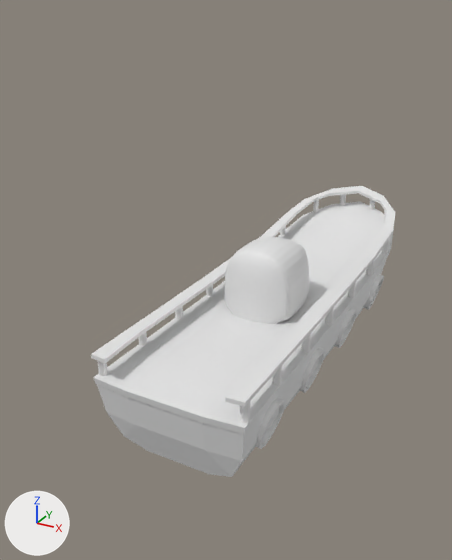
An edit to the Blender file work/blender/ship.blend, drawn before and after from the same camera.
One viewpoint serves both versions: a 50 mm lens placed at (3.24, -7.44, 4.78), pointed at (-0.49, -0.67, 1.39). Every picture has the same lights, and +X, +Y and +Z are marked at lower left. The same objects are shown in both versions, whatever each file hides.

Names of what the first picture shows: 'Cabin', 'Circle', 'Shell', 'Shell.001', 'Shell.002', 'Shell.003'.
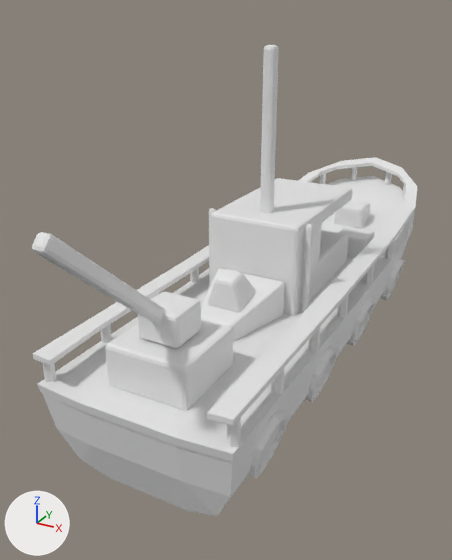
Commit message: New ship model.

Where the newer file only moved an object's origin or applied its transform, the numbers keep the older frame.

Pixel boxes [x1, y1, x2, y2] of what changed, in the pictures (452 x 560 px):
'Shell.003', rescaled (25% wider, 23% taller): before [93, 202, 394, 434]; after [37, 176, 414, 462]
'Shell', rescaled (26% wider, 26% taller): before [97, 258, 387, 477]; after [42, 240, 408, 516]
'Cabin', reshaped, rescaled, modifiers changed (80% wider, 86% taller): before [225, 237, 309, 324]; after [201, 178, 353, 341]
'Shell.002', rescaled (26% wider, 21% taller): before [91, 186, 395, 407]; after [33, 157, 417, 425]
'Cabin.006', added: after [105, 292, 233, 410]
'Circle', rescaled (22% wider, 26% taller): before [255, 274, 384, 449]; after [248, 258, 405, 478]
'Cabin.002', added: after [32, 232, 166, 324]
'Shell.001', reshaped (26% wider, 22% taller): before [97, 194, 389, 423]; after [42, 167, 411, 447]
'Cabin.007', added: after [260, 45, 279, 213]
'Cabin.008', added: after [209, 208, 313, 313]
'Cabin.004', added: after [334, 200, 370, 228]
'Cabin.005', added: after [339, 227, 374, 258]

Diff of the bpy script that builds the scene:
```diff
--- a/work/blender/ship.blend.py
+++ b/work/blender/ship.blend.py
@@ me_cube_021 @@
 me_cube_021.from_pydata(...)  # 36 vertices, 29 faces; spans x -0.95..0.0, y -2.95..3.61, z 0.87..1.44
+# me_cube_021 part 1: the whole mesh is scaled about the mesh origin by 1.35
@@ me_circle @@
 me_circle.from_pydata(...)  # 192 vertices, 192 faces; spans x -1.01..-0.76, y -2.49..2.08, z 0.23..0.83
+# me_circle part 2: the whole mesh is scaled about the mesh origin by 1.35
@@ me_cube_008 @@
 me_cube_008.from_pydata(...)  # 36 vertices, 33 faces; spans x -0.95..0.0, y -2.93..3.61, z 1.21..1.74
+# me_cube_008 part 3: the whole mesh is scaled about the mesh origin by 1.35
@@ me_cube_007 @@
 me_cube_007.from_pydata(...)  # 216 vertices, 108 faces; spans x -0.95..0.95, y -2.85..3.48, z 0.95..1.66
+# me_cube_007 part 4: the whole mesh is multiplied about the mesh origin by the matrix ((1.215, 0.0, 0.0), (0.0, 1.215, 0.0), (0.0, 0.0, 1.215))
@@ me_cube_004 @@
-me_cube_004.from_pydata(...)  # 36 vertices, 33 faces; spans x -0.5..0.5, y -0.9..0.61, z 0.95..1.95
+me_cube_004.from_pydata(...)  # 40 vertices, 34 faces; spans x -0.68..0.68, y -2.08..1.27, z 1.29..2.64
+# me_cube_004 part 5: the whole mesh is rebuilt
@@ me_cube_002 @@
 me_cube_002.from_pydata(...)  # 38 vertices, 28 faces; spans x -0.93..0.0, y -2.93..3.53, z 0.01..1.31
+# me_cube_002 part 6: the whole mesh is scaled about the mesh origin by 1.35
@@ me_cube_000 @@
+me_cube_000.from_pydata([(0.08, -3.19, 2.01), (-0.08, -3.19, 2.01), (0.08, -3.07, 2.15), (-0.08, -3.07, 2.15), (0.08, -4.9, 3.5), (-0.08, -4.9, 3.5), (0.08, -4.78, 3.64), (-0.08, -4.78, 3.64)], [], [(4, 6, 7, 5), (3, 1, 5, 7), (1, 0, 4, 5), (2, 3, 7, 6), (0, 2, 6, 4)])
@@ me_cube_011 @@
+me_cube_011.from_pydata([(0.08, -0.63, 2.57), (-0.08, -0.63, 2.57), (0.08, -0.44, 2.57), (-0.08, -0.44, 2.57), (0.08, -0.63, 4.84), (-0.08, -0.63, 4.84), (0.08, -0.45, 4.84), (-0.08, -0.45, 4.84)], [], [(4, 6, 7, 5), (3, 1, 5, 7), (1, 0, 4, 5), (2, 3, 7, 6), (0, 2, 6, 4)])
@@ ob_shell_003 @@
 ob_shell_003.location = (0.0, 0.0, 0.0)
+ob_shell_003.scale = (0.9, 0.9, 0.9)
 _m = ob_shell_003.modifiers.new('Mirror', 'MIRROR')
@@ ob_circle @@
 ob_circle.location = (0.0, 0.0, 0.0)
+ob_circle.scale = (0.9, 0.9, 0.9)
 _m = ob_circle.modifiers.new('Mirror', 'MIRROR')
@@ ob_shell_002 @@
 ob_shell_002.location = (0.0, 0.0, 0.0)
+ob_shell_002.scale = (0.9, 0.9, 0.9)
 _m = ob_shell_002.modifiers.new('Mirror', 'MIRROR')
@@ ob_cabin @@
 ob_cabin.location = (0.0, 0.0, 0.0)
-_m = ob_cabin.modifiers.new('Subsurf', 'SUBSURF')
+ob_cabin.scale = (0.9, 0.9, 0.9)
+_m = ob_cabin.modifiers.new('Bevel', 'BEVEL')
+_m.width = 0.05
+_m.width_pct = 0.05
+_m.segments = 2
+_m.spread = 0.0
@@ ob_shell @@
 ob_shell.location = (0.0, 0.0, 0.0)
+ob_shell.scale = (0.9, 0.9, 0.9)
 _m = ob_shell.modifiers.new('Mirror', 'MIRROR')
@@ ob_cabin_002 @@
+ob_cabin_002 = bpy.data.objects.new('Cabin.002', me_cube_000)  # modifiers BEVEL
+ob_cabin_002.location = (0.0, 0.0, 0.0)
+ob_cabin_002.scale = (0.9, 0.9, 0.9)
@@ ob_cabin_004 @@
+ob_cabin_004 = bpy.data.objects.new('Cabin.004', me_cube_003)  # a box spanning x -0.076..0.464, y 2.603..3.143, z 1.476..1.881; modifiers BEVEL
+ob_cabin_004.location = (0.0, 0.0, 0.0)
+ob_cabin_004.scale = (0.9, 0.9, 0.9)
@@ ob_cabin_005 @@
+ob_cabin_005 = bpy.data.objects.new('Cabin.005', me_cube_009)  # a box spanning x 0.375..0.915, y 1.398..1.938, z 1.35..1.755; modifiers BEVEL
+ob_cabin_005.location = (0.0, 0.0, 0.0)
+ob_cabin_005.scale = (0.9, 0.9, 0.9)
@@ ob_cabin_006 @@
+ob_cabin_006 = bpy.data.objects.new('Cabin.006', me_cube_010)  # a box spanning x -0.54..0.54, y -3.583..-2.503, z 1.289..1.856; a box spanning x -0.27..0.27, y -3.313..-2.773, z 1.856..2.261; modifiers BEVEL
+ob_cabin_006.location = (0.0, 0.0, 0.0)
+ob_cabin_006.scale = (0.9, 0.9, 0.9)
@@ ob_cabin_007 @@
+ob_cabin_007 = bpy.data.objects.new('Cabin.007', me_cube_011)  # modifiers BEVEL
+ob_cabin_007.location = (0.0, 0.0, 0.0)
+ob_cabin_007.scale = (0.9, 0.9, 0.9)
@@ ob_cabin_008 @@
+ob_cabin_008 = bpy.data.objects.new('Cabin.008', me_cube_012)  # a box spanning x -0.8..-0.69, y -0.83..-0.73, z 1.29..2.64; a box spanning x 0.69..0.8, y -0.83..-0.73, z 1.29..2.64; modifiers BEVEL
+ob_cabin_008.location = (0.0, 0.0, 0.0)
+ob_cabin_008.scale = (0.9, 0.9, 0.9)
```
